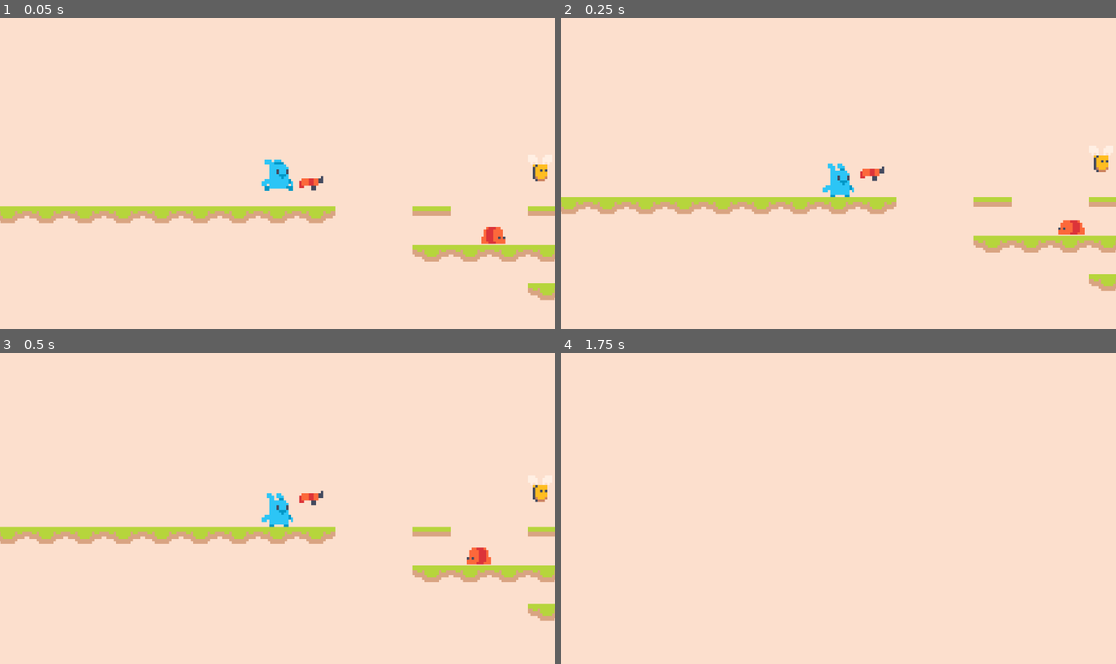
Above: before the commit, frames 1-4 (two rows, left to right).
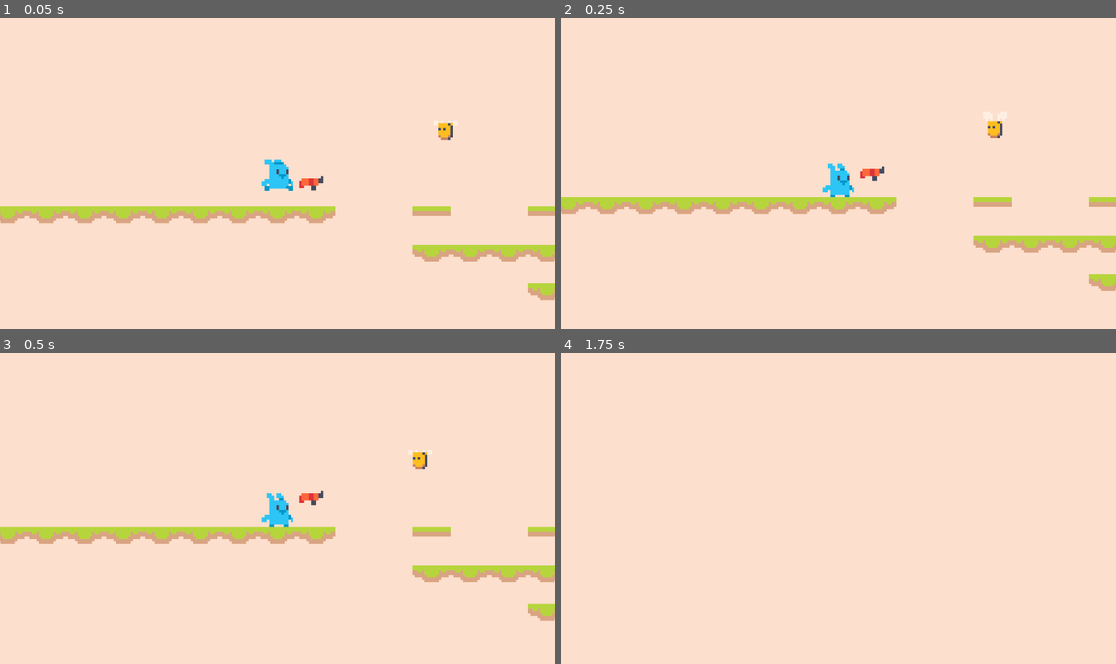
Above: after the commit, the same moments.

Repository: heliosalesjr/shaungodot
Game: Godot game, scene res://scenes/game.tscn
Two runs of this game, one before a commit and one after it. Both use one fixed random seed, a clock stepped at 60 frames per second and the inputs below.
Inputs:
- Up to frame 1 (0.05 s): no input
- Up to frame 2 (0.25 s): no input
- Up to frame 3 (0.5 s): no input
- Up to frame 4 (1.75 s): hold Down (shoot) 0.53-1.28 s; hold Right (right) from 0.53 s (still down); tap Up (jump) at 0.77, 1.52 s; tap Down (shoot) at 1.35 s

The runs differ from the first frame. In frame 1, 0.5% of the frame differs, in the area x 78-99%, y 33-73%; in frame 2, 0.5%; in frame 3, 0.5%, in the area x 74-99%, y 31-69%; in frame 4, nothing differs.

Commit message:
the bee movements

Diff:
--- a/scenes/bee.gd
+++ b/scenes/bee.gd
@@ -1,18 +1,51 @@
 extends Area2D
 
 var health := 3
+@export var marker1: Marker2D
+@export var marker2: Marker2D
+@export var speed = 25
+@onready var target = marker2
+var forward := true
+@onready var player = get_tree().get_first_node_in_group('Player')
+@export var notice_radius := 80
+
+func _ready():
+	position = marker1.position
+
+func _process(delta):
+	check_death()
+	get_target()
+	position += (target.position - position).normalized() * speed * delta
+	flip_logic()
+
+func flip_logic():
+	$AnimatedSprite2D.flip_h = not forward
+	if position.distance_to(player.position) < notice_radius:
+		$AnimatedSprite2D.flip_h = position.x > player.position.x
+
+func get_target():
+	if forward and position.distance_to(marker2.position) < 10 or\
+	   not forward and position.distance_to(marker1.position) < 10:
+		forward = not forward
+
+	if position.distance_to(player.position) < notice_radius:
+		target = player
+	elif forward:
+		target = marker2
+	else:
+		target = marker1
 
 func _on_area_entered(area):
 	health -= 1
 	area.queue_free()
 	var tween = create_tween()
-	tween.tween_property($Sprite2D, "material:shader_parameter/amount", 1.0, 0.0)
-	tween.tween_property($Sprite2D, "material:shader_parameter/amount", 0.0, 0.1).set_delay(0.2)
-	if health < 1:
+	tween.tween_property($AnimatedSprite2D, "material:shader_parameter/amount", 1.0, 0.0)
+	tween.tween_property($AnimatedSprite2D, "material:shader_parameter/amount", 0.0, 0.1).set_delay(0.2)
+
+func check_death():
+	if health <= 0:
 		queue_free()
-
-
 
 func _on_body_entered(body):
 	if 'get_damage' in body:
-		body.get_damage(1)
+		body.get_damage(10)
--- a/scenes/bee.tscn
+++ b/scenes/bee.tscn
@@ -1,8 +1,28 @@
-[gd_scene load_steps=6 format=3 uid="uid://dpa6db8425hyk"]
+[gd_scene load_steps=9 format=3 uid="uid://dpa6db8425hyk"]
 
 [ext_resource type="Script" path="res://scenes/bee.gd" id="1_7buio"]
 [ext_resource type="Texture2D" uid="uid://c6dmv7d81a53m" path="res://assets/graphics/Enemies/bee/0.png" id="1_oe85f"]
 [ext_resource type="Shader" path="res://scenes/flicker.gdshader" id="2_vfqjh"]
+[ext_resource type="Texture2D" uid="uid://dkgqo1pfi70kk" path="res://assets/graphics/Enemies/bee/1.png" id="3_cq3rg"]
+
+[sub_resource type="ShaderMaterial" id="ShaderMaterial_euwyb"]
+shader = ExtResource("2_vfqjh")
+shader_parameter/color = Color(1, 1, 1, 1)
+shader_parameter/amount = 0.0
+
+[sub_resource type="SpriteFrames" id="SpriteFrames_qbmfo"]
+animations = [{
+"frames": [{
+"duration": 1.0,
+"texture": ExtResource("1_oe85f")
+}, {
+"duration": 1.0,
+"texture": ExtResource("3_cq3rg")
+}],
+"loop": true,
+"name": &"default",
+"speed": 5.0
+}]
 
 [sub_resource type="ShaderMaterial" id="ShaderMaterial_sjp5n"]
 shader = ExtResource("2_vfqjh")
@@ -18,7 +38,14 @@
 collision_mask = 19
 script = ExtResource("1_7buio")
 
+[node name="AnimatedSprite2D" type="AnimatedSprite2D" parent="."]
+material = SubResource("ShaderMaterial_euwyb")
+sprite_frames = SubResource("SpriteFrames_qbmfo")
+autoplay = "default"
+frame_progress = 0.801561
+
 [node name="Sprite2D" type="Sprite2D" parent="."]
+visible = false
 material = SubResource("ShaderMaterial_sjp5n")
 texture = ExtResource("1_oe85f")
 
--- a/scenes/level.tscn
+++ b/scenes/level.tscn
@@ -124,11 +124,13 @@
 
 [node name="Enemies" type="Node2D" parent="."]
 
-[node name="Bee" parent="Enemies" instance=ExtResource("3_880iw")]
+[node name="Bee" parent="Enemies" node_paths=PackedStringArray("marker1", "marker2") instance=ExtResource("3_880iw")]
 position = Vector2(486, 224)
+marker1 = NodePath("../../BeePathPoints/Marker2D")
+marker2 = NodePath("../../BeePathPoints/Marker2D2")
 
 [node name="Worm" parent="Enemies" instance=ExtResource("5_vy3w5")]
-position = Vector2(464, 252)
+position = Vector2(542, 252)
 
 [node name="Bullets" type="Node2D" parent="."]
 
@@ -137,4 +139,12 @@
 [node name="Gun" parent="Guns" instance=ExtResource("5_1jc8d")]
 position = Vector2(391, 230)
 
+[node name="BeePathPoints" type="Node2D" parent="."]
+
+[node name="Marker2D" type="Marker2D" parent="BeePathPoints"]
+position = Vector2(448, 208)
+
+[node name="Marker2D2" type="Marker2D" parent="BeePathPoints"]
+position = Vector2(491, 194)
+
 [connection signal="shoot" from="Player" to="." method="_on_player_shoot"]
--- a/scenes/player.tscn
+++ b/scenes/player.tscn
@@ -74,7 +74,7 @@
 "speed": 5.0
 }]
 
-[node name="Player" type="CharacterBody2D"]
+[node name="Player" type="CharacterBody2D" groups=["Player"]]
 collision_layer = 2
 collision_mask = 13
 script = ExtResource("1_3wmog")
--- a/scenes/worm.gd
+++ b/scenes/worm.gd
@@ -24,7 +24,7 @@
 		body.get_damage(1)
 
 
-func _on_border_area_body_entered(Terrain):
+func _on_border_area_body_entered(_Terrain):
 	print('terrain')
 	direction_x *= -1
 	$AnimatedSprite2D.flip_h = not $AnimatedSprite2D.flip_h
--- a/scenes/worm.tscn
+++ b/scenes/worm.tscn
@@ -51,7 +51,6 @@
 shape = SubResource("RectangleShape2D_70qg8")
 
 [node name="BorderArea" type="Area2D" parent="."]
-collision_mask = 19
 
 [node name="CollisionShape2D" type="CollisionShape2D" parent="BorderArea"]
 position = Vector2(0, -5)
